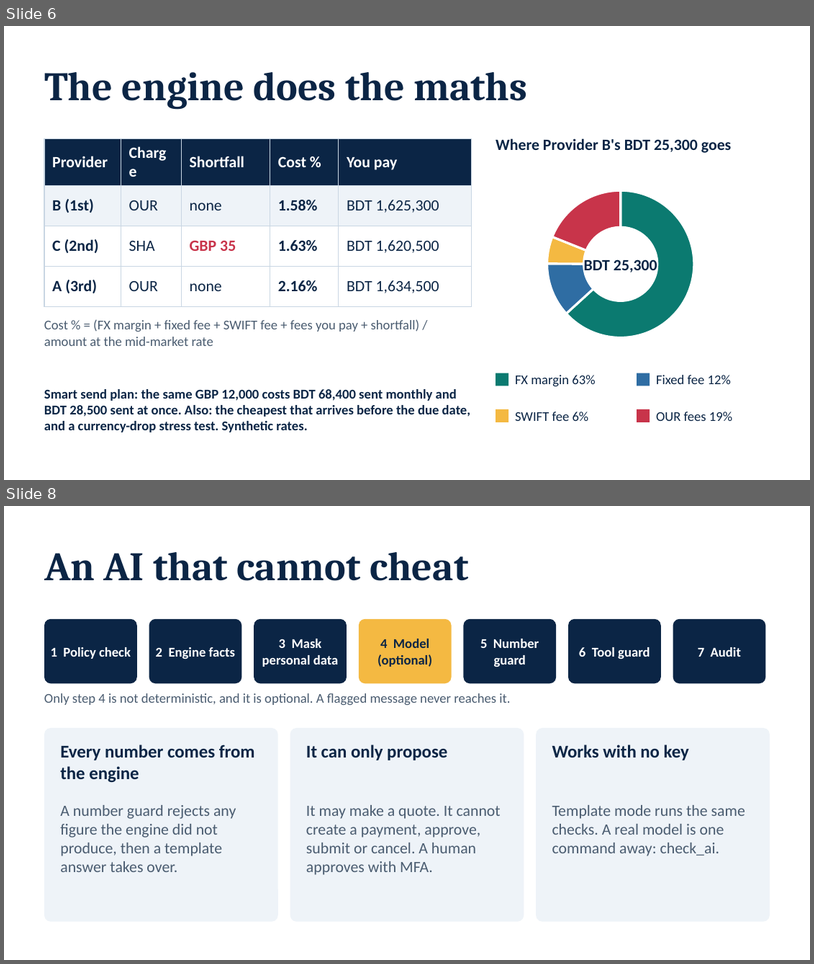
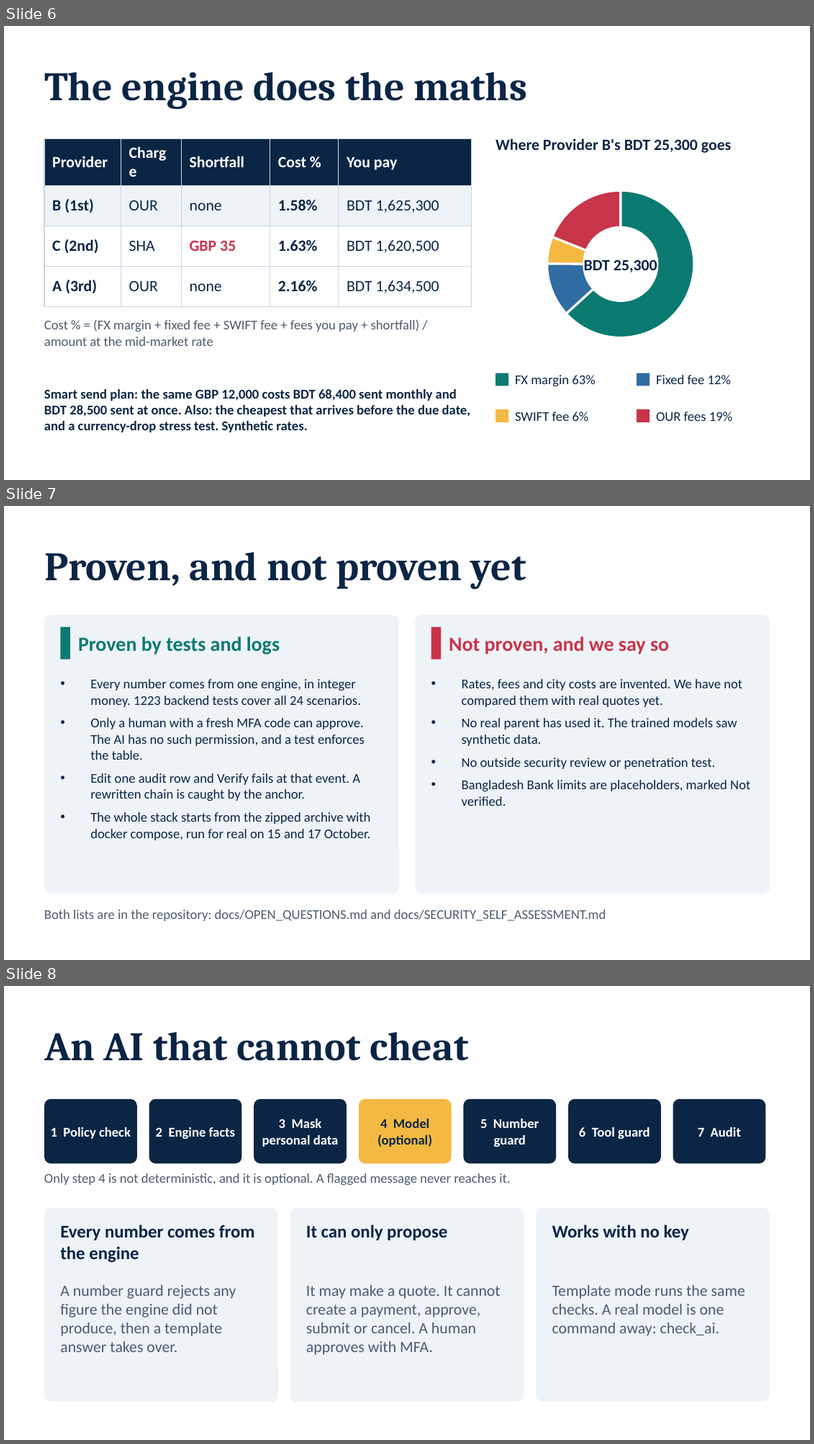
Before and after one commit to NoobCrow/StudyRoute, a slide deck: submission/StudyRoute_Deck.pptx. Shown one above the other, each under a label of ours: slides 6 and 8 before the commit, slides 6, 7 and 8 after it; the slides between them are not shown. The pictures are 814x964 and 814x1444 pixels, drawn with LibreOffice and Linux fonts; fonts in the diff are those of the drawing. Boxes give left, top, right and bottom in pixels: in the first picture for what was removed or moved away, otherwise in the second. Text is boxed around its words. In the diff, an @@ line names an element or a change of style, - is before the commit and + after.

```diff
--- a/submission/StudyRoute_Deck.pptx
+++ b/submission/StudyRoute_Deck.pptx
@@ slide 7 added at (4,506,810,960), background #FFFFFF @@
@@ title added at (44,552,527,590), 36 pt, text #0B2545, bold @@
+Proven, and not proven yet
@@ rounded rectangle added at (44,615,399,893), fill #EEF3F8 @@
@@ rectangle added at (60,627,70,659), fill #0B7A70 @@
@@ rounded rectangle added at (415,615,770,893), fill #EEF3F8 @@
@@ rectangle added at (432,627,441,659), fill #C8344A @@
@@ text added at (78,636,280,654), 18 pt, text #0B7A70, bold @@
+Proven by tests and logs
@@ text added at (449,636,669,654), 18 pt, text #C8344A, bold @@
+Not proven, and we say so
@@ text added at (90,679,371,840), 12 pt, text #0B2545 @@
+• Every number comes from one engine, in integer money. 1223 backend tests cover all 24 scenarios.
+• Only a human with a fresh MFA code can approve. The AI has no such permission, and a test enforces the table.
+• Edit one audit row and Verify fails at that event. A rewritten chain is caught by the anchor.
+• The whole stack starts from the zipped archive with docker compose, run for real on 15 and 17 October.
@@ text added at (462,679,751,806), 12 pt, text #0B2545 @@
+• Rates, fees and city costs are invented. We have not compared them with real quotes yet.
+• No real parent has used it. The trained models saw synthetic data.
+• No outside security review or penetration test.
+• Bangladesh Bank limits are placeholders, marked Not verified.
@@ text added at (44,909,607,921), 12 pt, text #4A5C70 @@
+Both lists are in the repository: docs/OPEN_QUESTIONS.md and docs/SECURITY_SELF_ASSESSMENT.md
```
Also in this commit, not shown: 2 slides changed, 1 slide removed, 10 other files.
